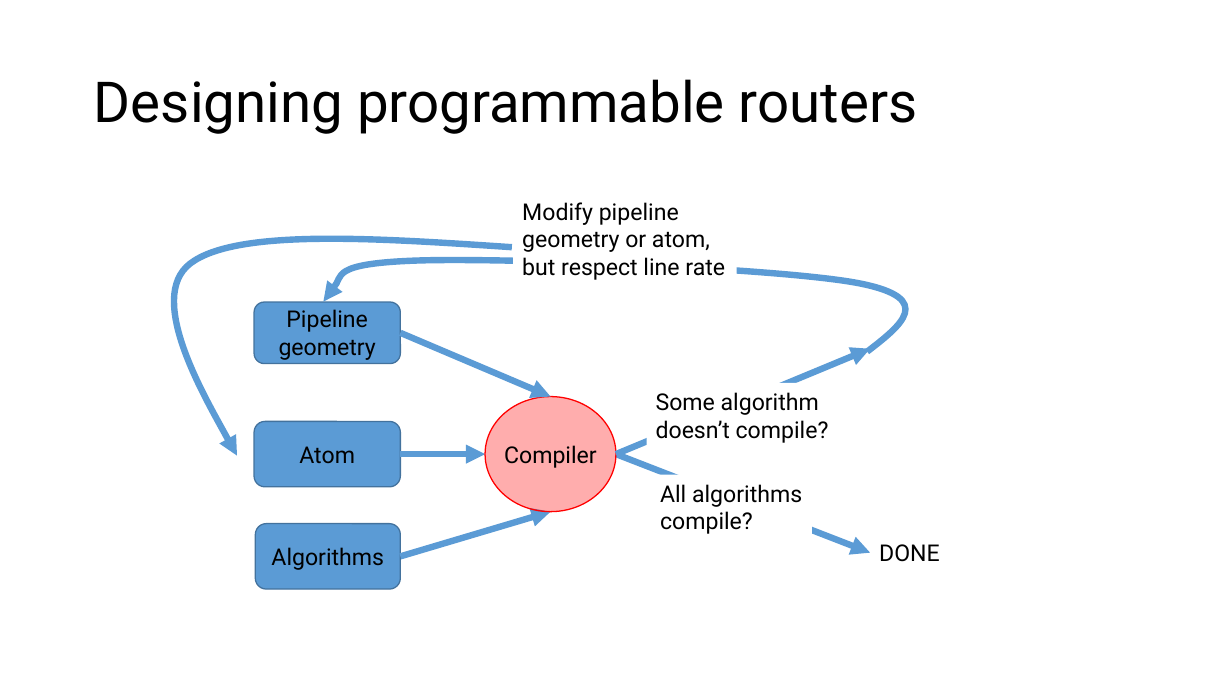
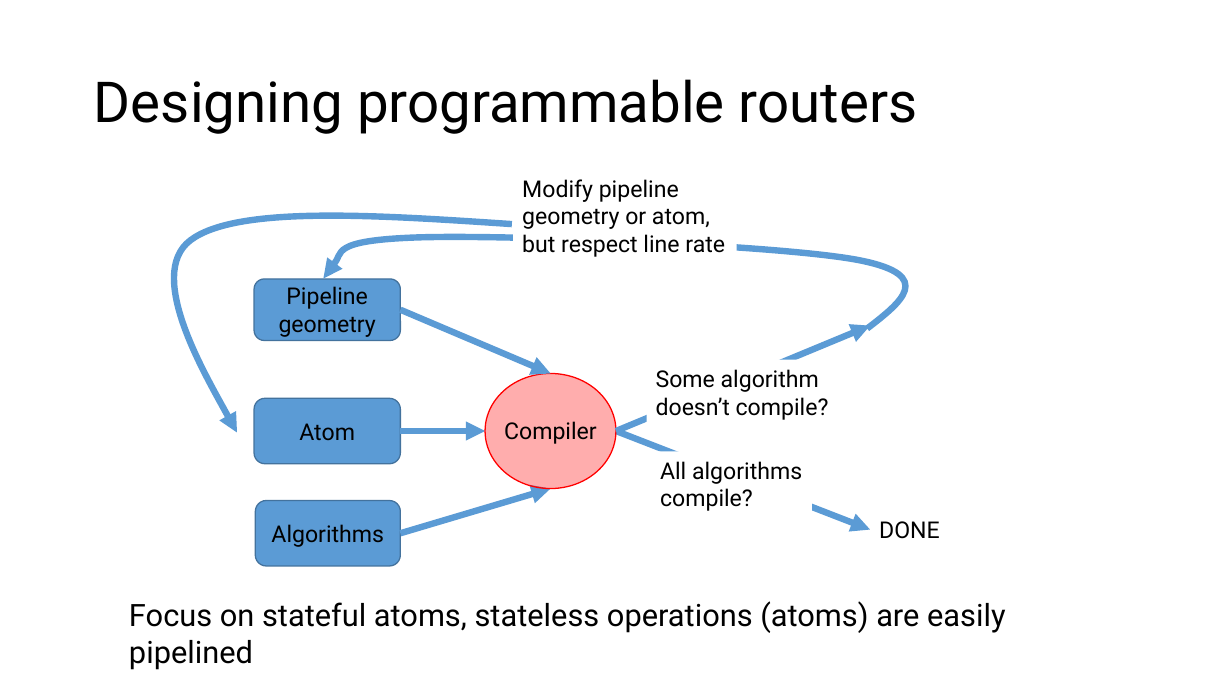
Before and after one commit to anirudhSK/pifo-domino-marple-ppts, a slide deck: slide 22 of domino_sigcomm.pptx. Drawn at 1232x693 pixels with LibreOffice and Linux fonts; fonts in the diff are those of the drawing. Boxes give left, top, right and bottom in pixels: in the first picture for what was removed or moved away, otherwise in the second. Text is boxed around its words. In the diff, an @@ line names an element or a change of style, - is before the commit and + after.

Commit message:
Remove stateless atoms altogether. Try and intersperse demo in between.

```diff
--- a/domino_sigcomm.pptx
+++ b/domino_sigcomm.pptx
@@ 6 texts, 5 arrows, 3 rounded rectangles, 2 freeform shapes, 1 ellipse: place and size @@
-6 texts, 5 arrows, 3 rounded rectangles, 2 freeform shapes, 1 ellipse at [177, 202, 940, 590]
+6 texts, 5 arrows, 3 rounded rectangles, 2 freeform shapes, 1 ellipse at [177, 179, 940, 567]
@@ text added at [129, 601, 1005, 633], 24 pt, text #000000 @@
+Focus on stateful atoms, stateless operations (atoms) are easily pipelined
```
Also in this commit, not shown: 6 other slides changed, 1 slide added.
